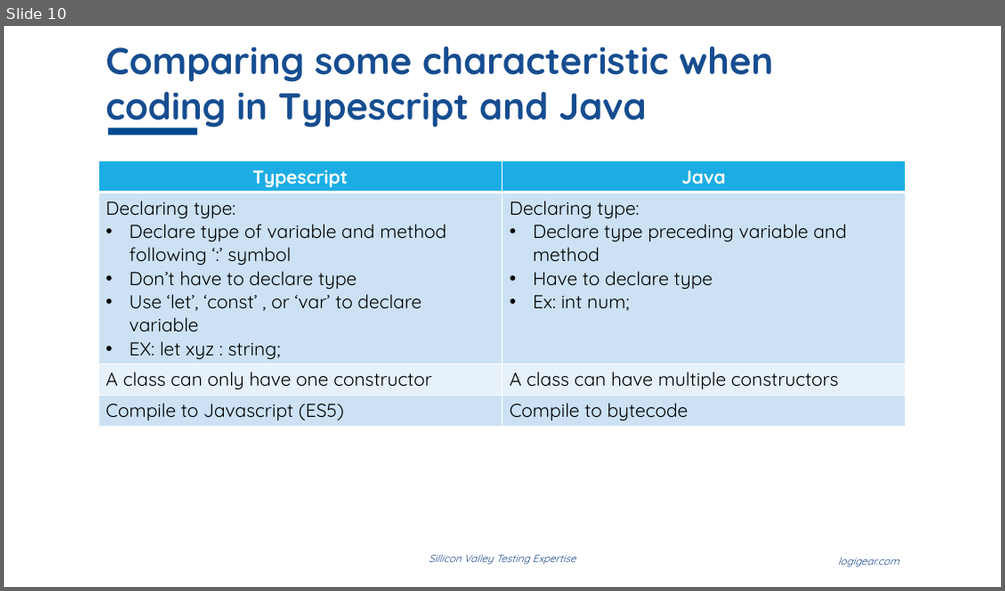
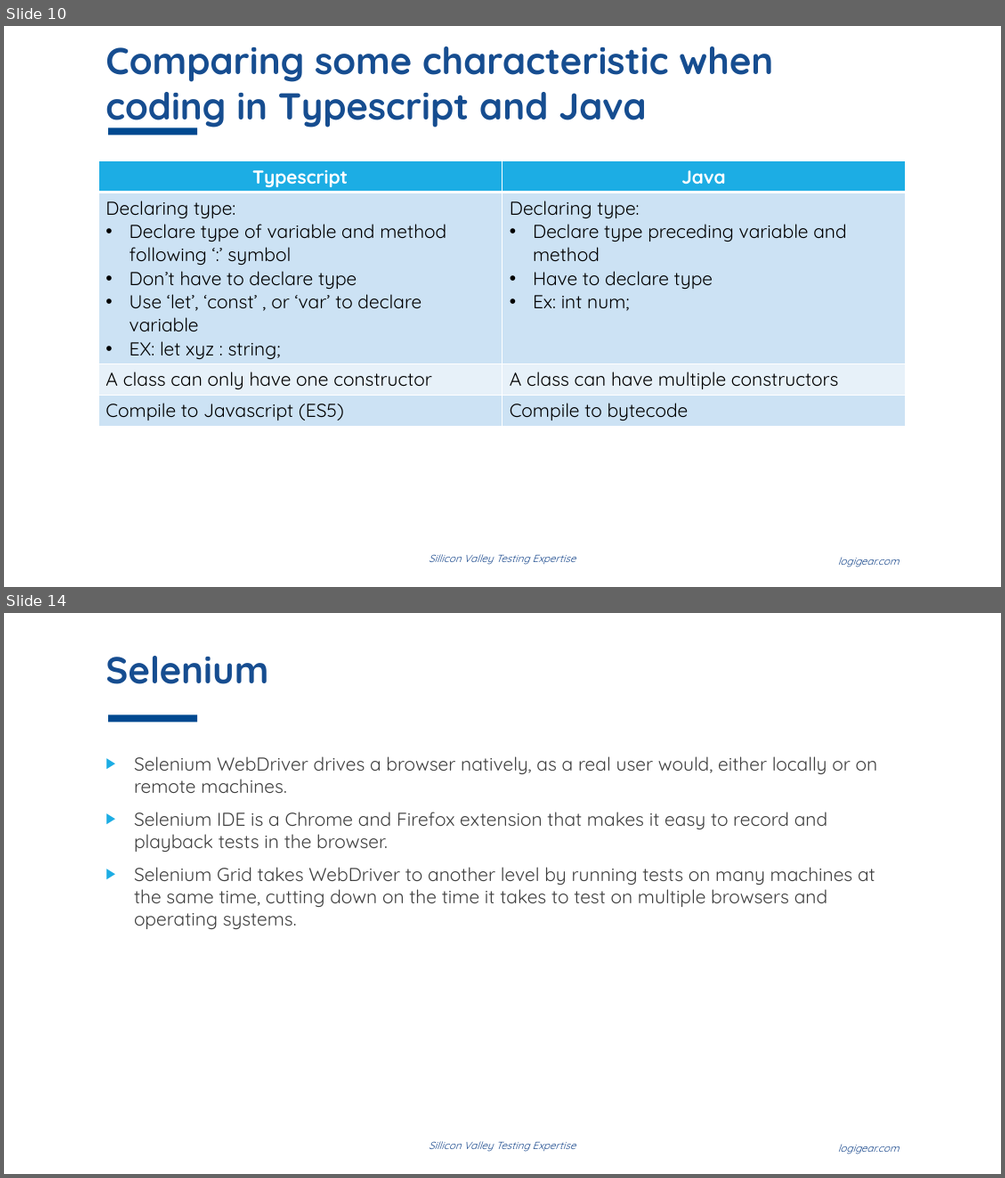
Before and after one commit to thewalldao/ICT_PROTRACTOR, a slide deck: Document/Study_document/inContact.pptx. Shown one above the other, each under a label of ours: slide 10 before the commit, slides 10 and 14 after it; the slides between them are not shown. The pictures are 1005x591 and 1005x1178 pixels, drawn with LibreOffice and Linux fonts; fonts in the diff are those of the drawing; background and template pictures are left out. Boxes give left, top, right and bottom in pixels: in the first picture for what was removed or moved away, otherwise in the second. Text is boxed around its words. In the diff, an @@ line names an element or a change of style, - is before the commit and + after.

```diff
--- a/Document/Study_document/inContact.pptx
+++ b/Document/Study_document/inContact.pptx
@@ slide 14 added at [4, 613, 1001, 1174], background #FFFFFF; not listed: 3 template elements that a slide beside it also shows @@
@@ title added at [105, 656, 268, 684], 36 pt, text #164D90, bold @@
+Selenium
@@ text added at [134, 756, 878, 929], 18 pt, text #404040 @@
+▶ Selenium WebDriver drives a browser natively, as a real user would, either locally or on remote machines.
+▶ Selenium IDE is a Chrome and Firefox extension that makes it easy to record and playback tests in the browser.
+▶ Selenium Grid takes WebDriver to another level by running tests on many machines at the same time, cutting down on the time it takes to test on multiple browsers and operating systems.
```
Also in this commit, not shown: 3 slides changed, 5 other slides added, 1 other file.
